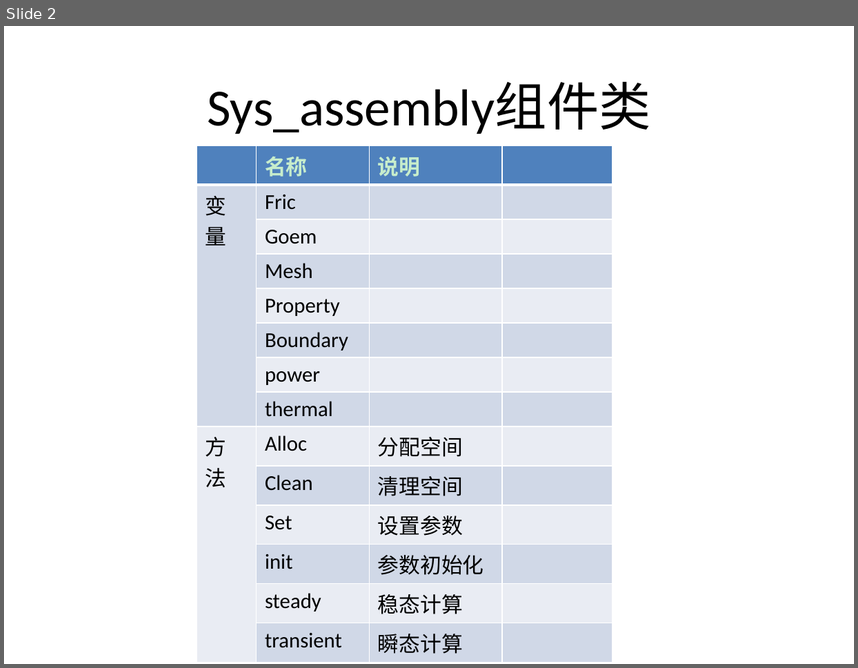
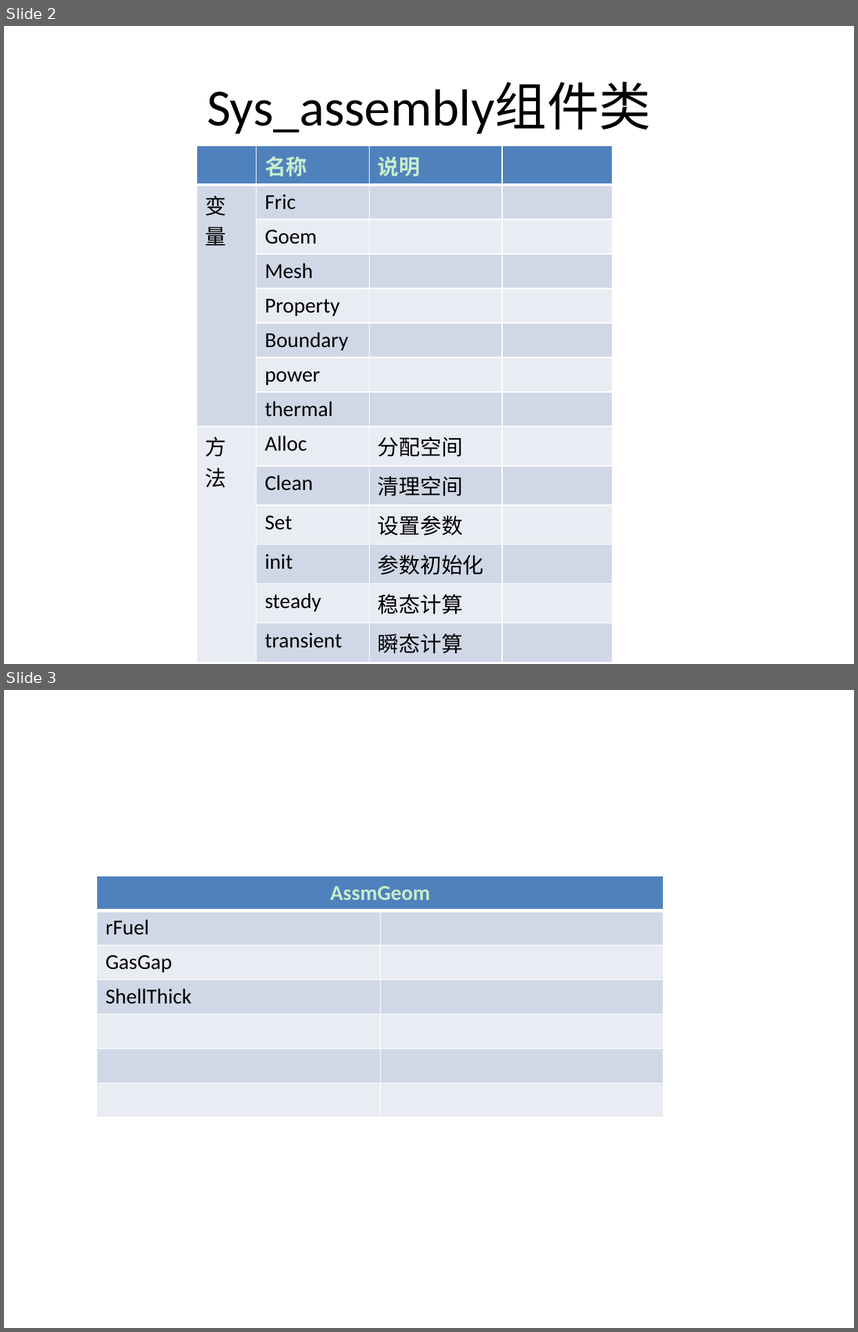
Before and after one commit to chenkangustc/assembly, a slide deck: assembly/debugassembly/程序框架.pptx. Shown one above the other, each under a label of ours: slide 2 before the commit, slides 2 and 3 after it. The pictures are 858x668 and 858x1332 pixels, drawn with LibreOffice and Linux fonts; fonts in the diff are those of the drawing. Boxes give left, top, right and bottom in pixels: in the first picture for what was removed or moved away, otherwise in the second. Text is boxed around its words. In the diff, an @@ line names an element or a change of style, - is before the commit and + after.

```diff
--- a/assembly/debugassembly/程序框架.pptx
+++ b/assembly/debugassembly/程序框架.pptx
@@ slide 3 added at [4,690,854,1328], background #C7EDCC @@
@@ table added at [96,876,663,1118], 7 rows, 2 columns @@
+AssmGeom | 
+rFuel | 
+GasGap | 
+ShellThick | 
+ | 
+ | 
+ | 
```
Also in this commit, not shown: 1 slide changed, 2 other slides added, 37 other files.
